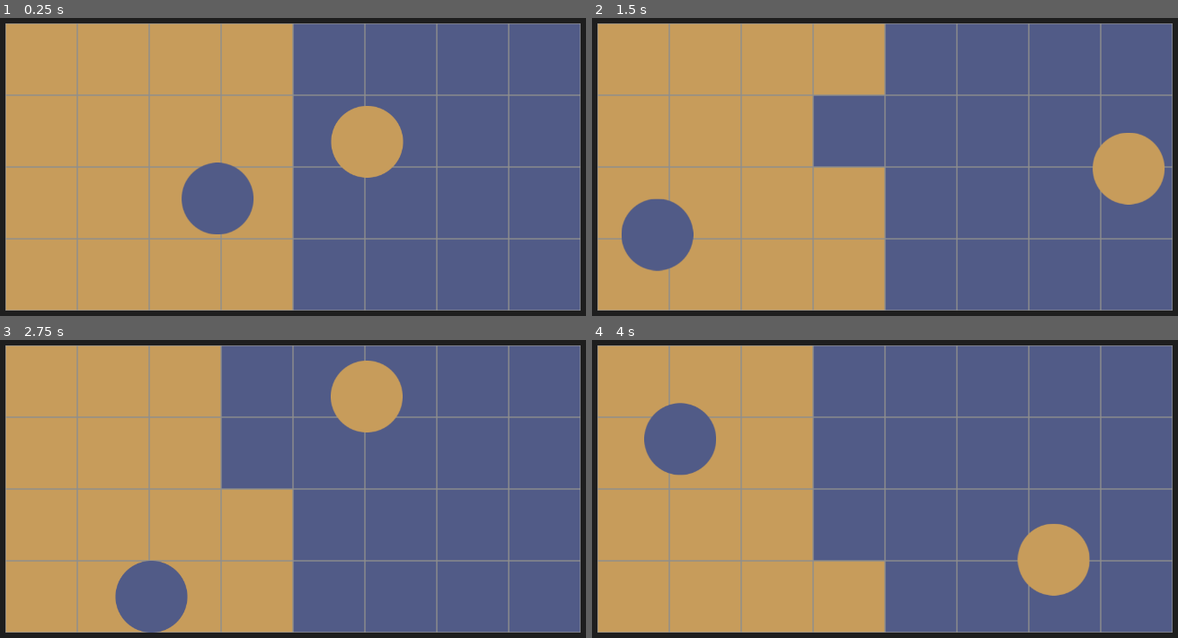
Above: before the commit, frames 1-4 (two rows, left to right).
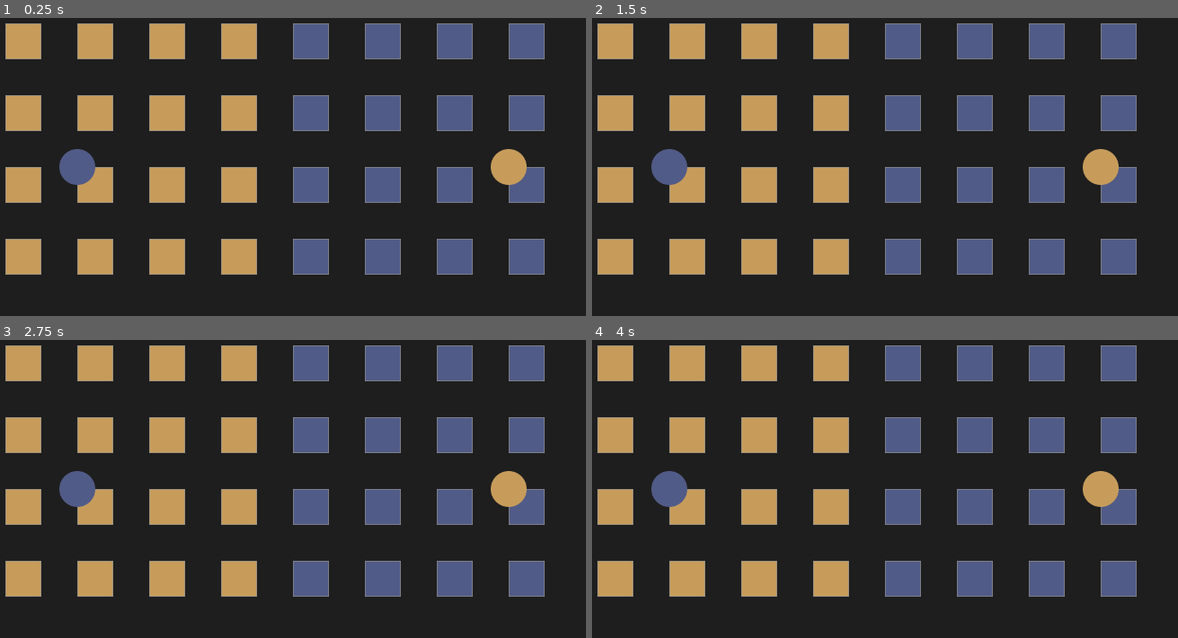
Above: after the commit, the same moments.

Repository: LiteFeather1/night-day-pong
Game: Godot game, scene res://scenes/main.tscn
Two runs of this game, one before a commit and one after it. Both use one fixed random seed, a clock stepped at 60 frames per second and the inputs below.
Inputs:
- Up to frame 1 (0.25 s): no input
- Up to frame 2 (1.5 s): no input
- Up to frame 3 (2.75 s): no input
- Up to frame 4 (4 s): no input

The runs differ from the first frame. In frame 1, 73% of the frame differs, in the area x 0-100%, y 1-99%; in frame 2, 74%; in frame 3, 75%; in frame 4, 76%.

Commit message:
Added variable for ball scale and for block scale

Diff:
--- a/scenes/main.gd
+++ b/scenes/main.gd
@@ -3,20 +3,25 @@
 @onready var root: Window = get_tree().get_root()
 @export var camera_2d: Camera2D
 
+# colours
 @export var colours: Array[Color]
 @export var line_colour: Color
 @export var background_colour: Color
 
-@export var force: float = 10.0
-
-@export var ball_scene: PackedScene = preload("res://scenes/ball.tscn")
-
-const BLOCK_SIZE: int = 128
-@export var block_scene: PackedScene = preload("res://scenes/block.tscn")
+# game
 @export var collums: int = 1
 @export var rows: int = 1
+@export var edge_colliders: Array[CollisionShape2D]
 
-@export var edge_colliders: Array[CollisionShape2D]
+# ball
+@export var ball_scene: PackedScene = preload("res://scenes/ball.tscn")
+@export var ball_start_force: float = 1024
+@export var ball_scale: float = 1.0
+
+# block
+@export var block_scene: PackedScene = preload("res://scenes/block.tscn")
+@export var block_scale: float = 1.0
+const BLOCK_SIZE: int = 128
 
 
 func _ready() -> void:
@@ -40,6 +45,7 @@
 				var player_offset = player * center_x
 				var x_pos = x * BLOCK_SIZE + player_offset
 				block.position = Vector2(x_pos, y * BLOCK_SIZE)
+				block.scale = Vector2(block_scale, block_scale)
 				block.set_line(line_colour)
 				block.set_layer(player, colours[colours.size() - player - 1])
 				block.name = str(player)
@@ -76,8 +82,9 @@
 		var ball: Ball = ball_scene.instantiate()
 		ball.set_id(index, colours[index])
 		ball.position = pos
+		ball.scale = Vector2(ball_scale, ball_scale)
 		root.add_child.call_deferred(ball)
-		var f = force if index % 2 == 0 else -force
+		var f = ball_start_force if index % 2 == 0 else -ball_start_force
 		ball.launch(f)
 
 
--- a/scenes/main.tscn
+++ b/scenes/main.tscn
@@ -16,10 +16,12 @@
 colours = Array[Color]([Color(0.317647, 0.356863, 0.529412, 1), Color(0.780392, 0.611765, 0.356863, 1)])
 line_colour = Color(1, 1, 1, 0.498039)
 background_colour = Color(0.117647, 0.117647, 0.117647, 1)
-force = 1024.0
 collums = 4
 rows = 4
 edge_colliders = [NodePath("edge_collider/collision_shape_top"), NodePath("edge_collider/collision_shape_right"), NodePath("edge_collider/collision_shape_bot"), NodePath("edge_collider/collision_shape_left")]
+ball_start_force = 0.0
+ball_scale = 0.5
+block_scale = 0.5
 
 [node name="edge_collider" type="StaticBody2D" parent="."]
 collision_layer = 15
